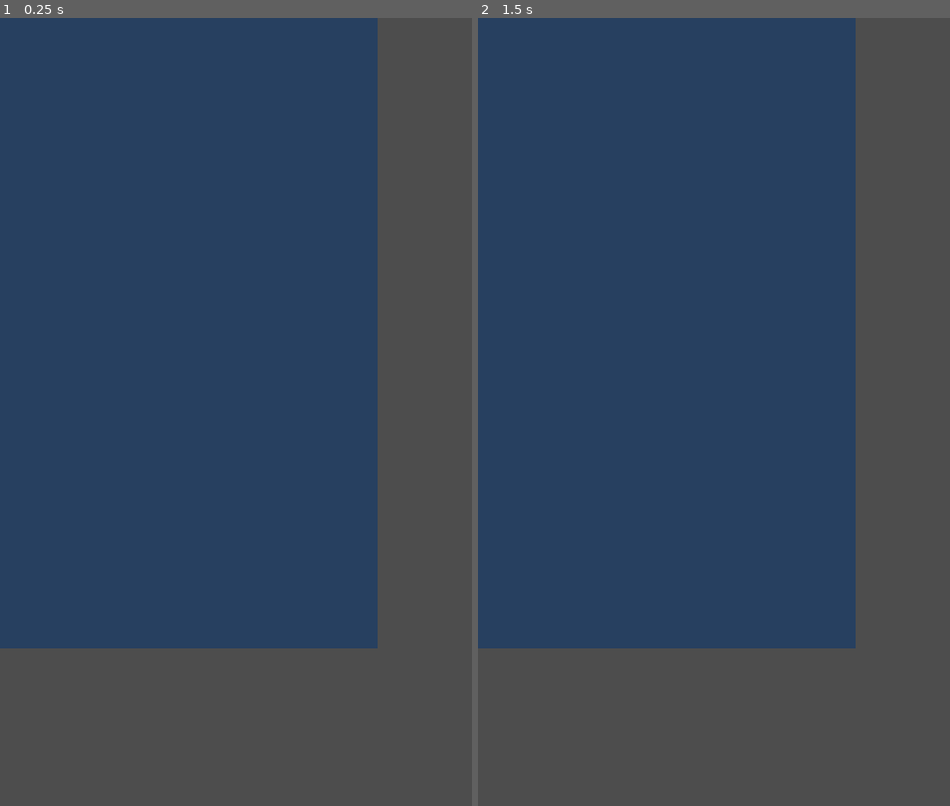
Above: before the commit, frames 1-2 (left to right).
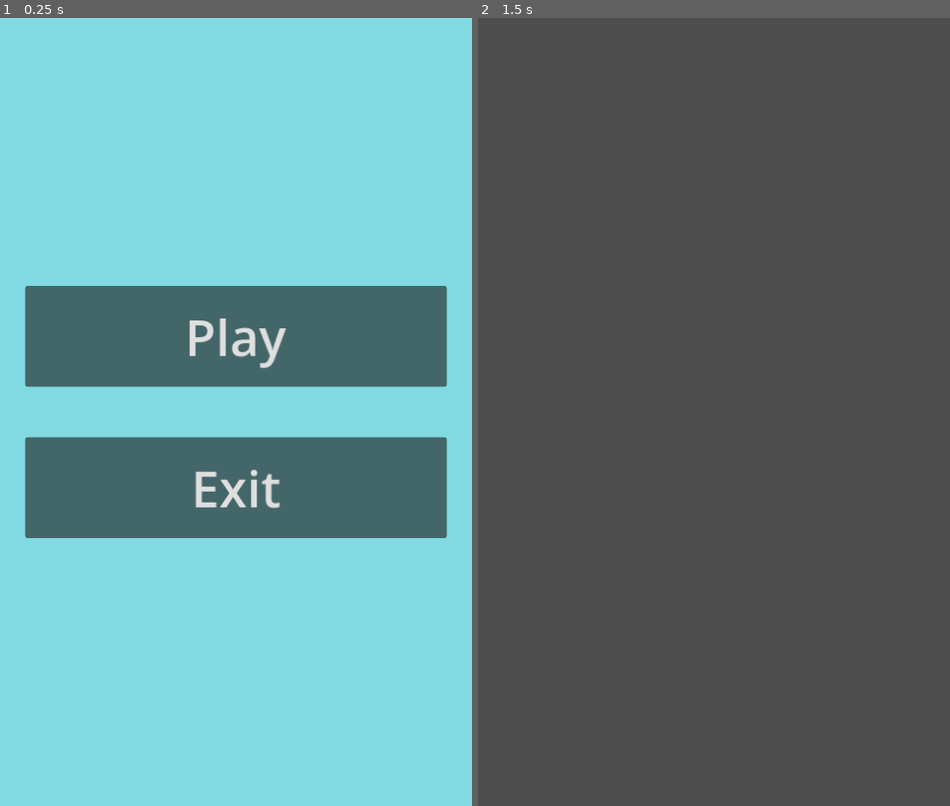
Above: after the commit, the same moments.

Repository: Antoxerrr/xword
Game: Godot game, scene res://scenes/main_menu.tscn
The game is run twice, just before and just after one commit, with the same random seed, the same clock (stepped at 60 frames per second) and the same inputs.
Inputs (mouse positions are in pixels of both pictures, inside the frame that each line leads up to):
- Up to frame 1 (0.25 s): no input
- Up to frame 2 (1.5 s): click (714, 333) at 0.5 s, where only the run after the commit has a clickable "Play"; tap Enter at 1.25 s

The runs differ from the first frame. In frame 1, 100% of the frame differs, in the area x 0-100%, y 0-100%; in frame 2, 64%.

Commit message:
main menu

Diff:
--- a/project.godot
+++ b/project.godot
@@ -25,4 +25,6 @@
 
 [rendering]
 
-renderer/rendering_method="mobile"
+renderer/rendering_method="gl_compatibility"
+renderer/rendering_method.mobile="gl_compatibility"
+textures/vram_compression/import_etc2_astc=true
--- a/scenes/main_menu.tscn
+++ b/scenes/main_menu.tscn
@@ -1,8 +1,56 @@
-[gd_scene load_steps=2 format=3 uid="uid://cxh8kdf6lhn6o"]
+[gd_scene load_steps=2 format=3 uid="uid://ih1ccibe0a4"]
 
-[ext_resource type="Script" path="res://scripts/main_menu/main_menu_background.gd" id="1_6a0is"]
+[ext_resource type="Script" path="res://scripts/main_menu/main_menu.gd" id="1_koldt"]
 
-[node name="MainMenu" type="Node2D"]
+[node name="MainMenu" type="Control"]
+layout_mode = 3
+anchors_preset = 15
+anchor_right = 1.0
+anchor_bottom = 1.0
+grow_horizontal = 2
+grow_vertical = 2
+script = ExtResource("1_koldt")
 
-[node name="Background" type="Node2D" parent="."]
-script = ExtResource("1_6a0is")
+[node name="ColorRect" type="ColorRect" parent="."]
+layout_mode = 1
+anchors_preset = 15
+anchor_right = 1.0
+anchor_bottom = 1.0
+grow_horizontal = 2
+grow_vertical = 2
+color = Color(0.504068, 0.853343, 0.880452, 1)
+
+[node name="MarginContainer" type="MarginContainer" parent="."]
+layout_mode = 1
+anchors_preset = 15
+anchor_right = 1.0
+anchor_bottom = 1.0
+grow_horizontal = 2
+grow_vertical = 2
+theme_override_constants/margin_left = 32
+theme_override_constants/margin_top = 64
+theme_override_constants/margin_right = 32
+theme_override_constants/margin_bottom = 64
+
+[node name="VBoxContainer" type="VBoxContainer" parent="MarginContainer"]
+layout_mode = 2
+size_flags_vertical = 4
+theme_override_constants/separation = 64
+alignment = 1
+
+[node name="PlayBtn" type="Button" parent="MarginContainer/VBoxContainer"]
+custom_minimum_size = Vector2(0, 128)
+layout_mode = 2
+size_flags_vertical = 6
+theme_override_font_sizes/font_size = 64
+text = "Play"
+
+[node name="ExitBtn" type="Button" parent="MarginContainer/VBoxContainer"]
+custom_minimum_size = Vector2(0, 128)
+layout_mode = 2
+size_flags_vertical = 6
+theme_override_font_sizes/font_size = 64
+text = "Exit"
+
+[connection signal="pressed" from="MarginContainer/VBoxContainer/PlayBtn" to="." method="_on_play_btn_pressed"]
+[connection signal="pressed" from="MarginContainer/VBoxContainer/ExitBtn" to="." method="_on_exit_btn_pressed"]
--- /dev/null
+++ b/scripts/main_menu/main_menu.gd
@@ -0,0 +1,8 @@
+extends Control
+
+func _on_exit_btn_pressed():
+	get_tree().quit()
+
+
+func _on_play_btn_pressed():
+	get_tree().change_scene_to_file("res://scenes/crossword.tscn")
--- a/scripts/main_menu/main_menu_background.gd
+++ /dev/null
@@ -1,10 +0,0 @@
-extends Node2D
-
-@export var bg_color: Color = Globals.MAIN_MENU_BG_COLOR
-@export var bubble_color: Color = Globals.SECONDARY_COLOR
-
-
-func _draw():
-	var size = get_viewport().size
-	var rect = Rect2i(Vector2i(0, 0), Vector2i(size.x, size.y))
-	draw_rect(rect, bg_color)
Not shown, added: export_presets.cfg
Not shown, changed: .gitignore
